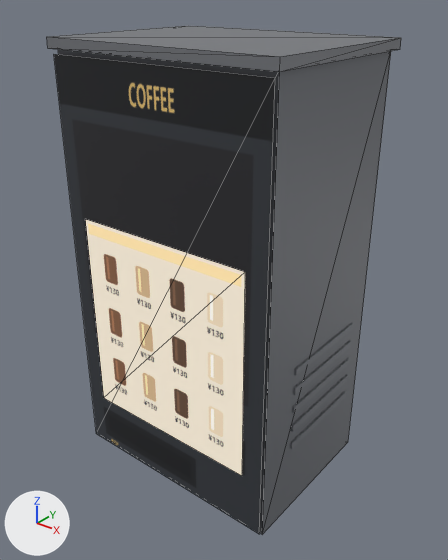
What one commit did to the glTF model apps/desktop/e2e/fixtures/world-base/assets/props-v3-2026-11-21/prop-vending-coffee.glb.
Both versions are drawn from a 50 mm lens placed at (1.53, -1.54, 2.06), pointed at (0.02, 0.36, 0.89). Lighting does not change. The marker at lower left points along +X, +Y and +Z. The first picture is the older version. Mesh edges are drawn as thin lines on the coarser meshes. Vertices at exactly the same position are counted once.

In view in the first picture: 'vend-body', 'vend-cap', 'vend-face', 'vend-grille', 'vend-window'.
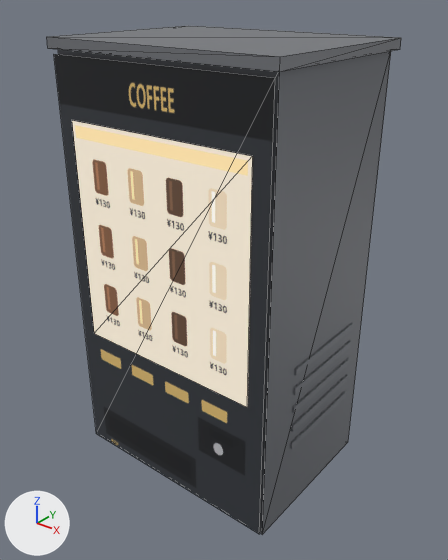
What the commit changed:
me_vend_window is used by ob_vend_window; location (0.0, 0.0, 0.0).
me_vend_window had 4 vertices, 2 faces and spanned x -0.41..0.41, y -0.016, z 0.284..1.18.
me_vend_window now has 4 vertices, 2 faces and spans x -0.43..0.43, y -0.016, z 0.629..1.577.
Part 1, on me_vend_window:
Vertex 0 of me_vend_window moves from (-0.41, -0.016, 0.284) at pixel (103, 397) to (-0.43, -0.016, 0.629) at pixel (94, 333).
Vertex 1 of me_vend_window moves from (0.41, -0.016, 0.284) at pixel (242, 475) to (0.43, -0.016, 0.629) at pixel (247, 407).
Vertex 2 of me_vend_window moves from (0.41, -0.016, 1.18) at pixel (245, 271) to (0.43, -0.016, 1.577) at pixel (252, 155).
Vertex 3 of me_vend_window moves from (-0.41, -0.016, 1.18) at pixel (85, 218) to (-0.43, -0.016, 1.577) at pixel (71, 119).

Location of each change, [x1, y1, x2, y2] in pixels of the pictures (448 x 560 px):
'vend-window', reshaped (13% wider, 12% taller)
    before: [85, 219, 245, 476]
    after: [72, 120, 253, 407]
